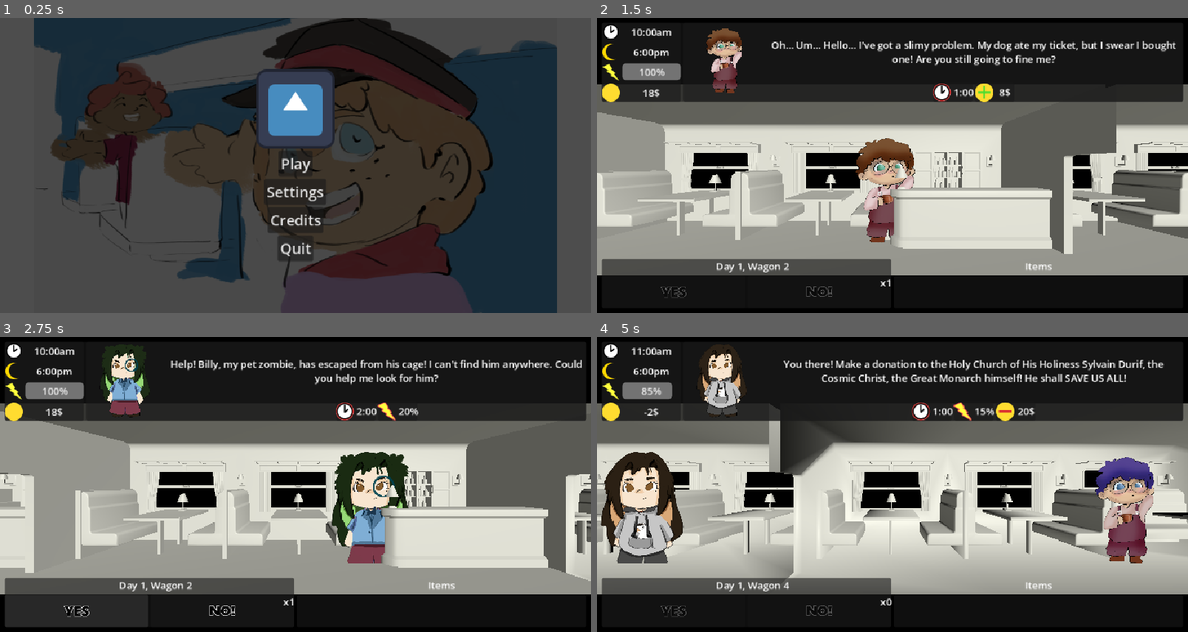
Above: before the commit, frames 1-4 (two rows, left to right).
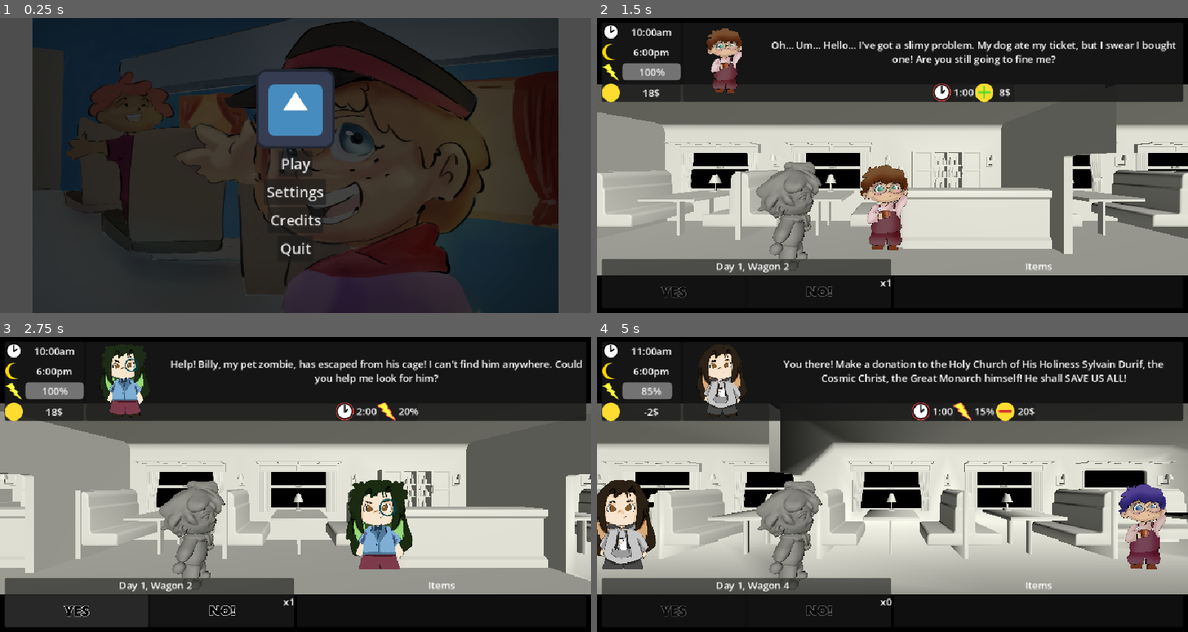
Above: after the commit, the same moments.

Repository: Smg065/WGJ2026
Game: Godot game, scene res://Scenes/MainMenu.tscn
The game is run twice, just before and just after one commit, with the same random seed, the same clock (stepped at 60 frames per second) and the same inputs. The engine's default icon, where the game draws it, is replaced by a stand-in: a white triangle on a blue panel in a dark square.
Inputs (mouse positions are in pixels of both pictures, inside the frame that each line leads up to):
- Up to frame 1 (0.25 s): no input
- Up to frame 2 (1.5 s): click "Play" at 0.5 s; click (673, 292) at 1.25 s
- Up to frame 3 (2.75 s): no input
- Up to frame 4 (5 s): click "x1" at 2.75 s; click (673, 611) at 4.25 s

The runs differ from the first frame. In frame 1, 37% of the frame differs, in the area x 5-95%, y 0-100%; in frame 2, 4.2%; in frame 3, 5.7%; in frame 4, 9.1%.

Commit message:
SFXHooksGameplay

Diff:
--- a/Resources/TrainWagon.tscn
+++ b/Resources/TrainWagon.tscn
@@ -9,8 +9,8 @@
 wagonChar = NodePath("WagonChar")
 
 [node name="WagonChar" type="Sprite3D" parent="." unique_id=1046716043]
-transform = Transform3D(1, 0, 0, 0, 1, 0, 0, 0, 1, 1, 0.63932574, -3.7043266)
-pixel_size = 0.0008
+transform = Transform3D(1, 0, 0, 0, 1, 0, 0, 0, 1, 1, 0.475, -3.525)
+pixel_size = 0.0006
 texture = ExtResource("2_s3clx")
 
 [node name="WagonOrigin" type="Node3D" parent="." unique_id=1512111614]
--- a/Scenes/Gameplay.tscn
+++ b/Scenes/Gameplay.tscn
@@ -5,10 +5,15 @@
 [ext_resource type="Texture2D" uid="uid://duy0mimcue85a" path="res://icon.svg" id="3_mofsa"]
 [ext_resource type="Texture2D" uid="uid://m6hkwlqxkkec" path="res://Sprites/UI/Yes.png" id="3_ovofm"]
 [ext_resource type="PackedScene" uid="uid://bnl5huj5mq0me" path="res://Resources/OwnedItemRend.tscn" id="3_rhmiw"]
+[ext_resource type="AudioStream" uid="uid://ctgok3nkwgqru" path="res://SFX/ui-button-click.wav" id="4_mfkkv"]
 [ext_resource type="Texture2D" uid="uid://dsdhfod08xkcd" path="res://Sprites/UI/No.png" id="4_mofsa"]
 [ext_resource type="Texture2D" uid="uid://dnxvsg147lh8f" path="res://Sprites/UI/Time.png" id="4_qaqk3"]
 [ext_resource type="PackedScene" uid="uid://by6nvg44u7bqr" path="res://Resources/ResourceModPanel.tscn" id="4_u8j7u"]
+[ext_resource type="ArrayMesh" uid="uid://cg7bl2mwwujaf" path="res://Models/low_main_character.obj" id="4_upsvf"]
+[ext_resource type="AudioStream" uid="uid://t3mpwunbpcgq" path="res://SFX/day-complete.wav" id="5_7kt2i"]
+[ext_resource type="AudioStream" uid="uid://cyasvdcsooa22" path="res://SFX/coin.wav" id="5_laq5j"]
 [ext_resource type="Texture2D" uid="uid://c72dwciwebiqy" path="res://Sprites/UI/DayEnd.png" id="5_rbnsi"]
+[ext_resource type="AudioStream" uid="uid://cf8265ifkbfqf" path="res://SFX/gameover.wav" id="6_laq5j"]
 [ext_resource type="Texture2D" uid="uid://4jqvxbdki1c7" path="res://Sprites/UI/Energy.png" id="6_upsvf"]
 [ext_resource type="Texture2D" uid="uid://rmj8bqqba0gu" path="res://Sprites/UI/Money.png" id="7_24v7v"]
 [ext_resource type="PackedScene" uid="uid://c1nxvpsgns2r4" path="res://Resources/ShopItem.tscn" id="7_xwjbm"]
@@ -32,12 +37,18 @@
 [sub_resource type="LabelSettings" id="LabelSettings_68abm"]
 font_size = 64
 
-[node name="Gameplay" type="Node3D" unique_id=636112707 node_paths=PackedStringArray("trainRoot", "mainScene", "mainUI", "dayLabel", "wagonLabel", "timeL …(550 unchanged characters)…
+[node name="Gameplay" type="Node3D" unique_id=636112707 node_paths=PackedStringArray("trainRoot", "mainScene", "musicStream", "sfxStream", "mainUI", "dayLabel", "wagonLabel", "timeL …(550 unchanged characters)…
 script = ExtResource("1_r5ka5")
 trainRoot = NodePath("MainScene/TrainRoot")
 wagonPrefab = ExtResource("2_tdndw")
 mainScene = NodePath("MainScene")
 ownedItemPrefab = ExtResource("3_rhmiw")
+musicStream = NodePath("Music")
+sfxStream = NodePath("SFX")
+clickSfx = ExtResource("4_mfkkv")
+buySfx = ExtResource("5_laq5j")
+dayWinSfx = ExtResource("5_7kt2i")
+gameOver = ExtResource("6_laq5j")
 mainUI = NodePath("MainUI")
 dayLabel = NodePath("MainUI/UIVBox/BottomUI/YesNoPanel/BottomVBox/DayWagonHBox/DayLabel")
 wagonLabel = NodePath("MainUI/UIVBox/BottomUI/YesNoPanel/BottomVBox/DayWagonHBox/WagonLabel")
@@ -95,6 +106,10 @@
 light_energy = 0.2
 sky_mode = 1
 
+[node name="MeshInstance3D" type="MeshInstance3D" parent="MainScene" unique_id=1177224625]
+transform = Transform3D(-9.616506e-09, 0, 0.22, 0, 0.22, 0, -0.22, 0, -9.616506e-09, -1, 0.43, -3.2)
+mesh = ExtResource("4_upsvf")
+
 [node name="MainUI" type="Control" parent="." unique_id=1406061247]
 layout_mode = 3
 anchors_preset = 15
@@ -701,10 +716,14 @@
 size_flags_horizontal = 6
 text = "Main Menu"
 
-[node name="AudioStreamPlayer" type="AudioStreamPlayer" parent="." unique_id=420275887]
+[node name="Music" type="AudioStreamPlayer" parent="." unique_id=420275887]
 stream = ExtResource("19_rbnsi")
 autoplay = true
 bus = &"Music"
+playback_type = 1
+
+[node name="SFX" type="AudioStreamPlayer" parent="." unique_id=580162686]
+bus = &"SFX"
 playback_type = 1
 
 [connection signal="pressed" from="MainUI/UIVBox/BottomUI/YesNoPanel/BottomVBox/Buttons/YesButton" to="." method="yes_pressed"]
--- a/Scenes/MainMenu.tscn
+++ b/Scenes/MainMenu.tscn
@@ -1,7 +1,7 @@
 [gd_scene format=3 uid="uid://omcdkcc7cmn"]
 
-[ext_resource type="Texture2D" uid="uid://b1dqh6vaf5aei" path="res://Sprites/TempMenu.png" id="1_8saeu"]
 [ext_resource type="Script" uid="uid://latfd4nk00rj" path="res://Scripts/MainMenu.gd" id="1_853f1"]
+[ext_resource type="Texture2D" uid="uid://csr2vo7vrai5q" path="res://Sprites/Main_Menu.png" id="1_ghw46"]
 [ext_resource type="Texture2D" uid="uid://duy0mimcue85a" path="res://icon.svg" id="1_tt5f1"]
 [ext_resource type="AudioStream" uid="uid://dfkt58bjva0la" path="res://Music/DreamersTrain.wav" id="4_ghw46"]
 
@@ -21,7 +21,7 @@
 anchor_bottom = 1.0
 grow_horizontal = 2
 grow_vertical = 2
-texture = ExtResource("1_8saeu")
+texture = ExtResource("1_ghw46")
 expand_mode = 3
 stretch_mode = 5
 script = ExtResource("1_853f1")
--- a/Scripts/Gameplay.gd
+++ b/Scripts/Gameplay.gd
@@ -25,6 +25,14 @@
 		wagonsLeft = newWagons
 		update_wagon_vis()
 @export var renderedWagons : Array[TrainWagon] = [null, null, null, null]
+
+@export_category("SFX")
+@export var musicStream : AudioStreamPlayer
+@export var sfxStream : AudioStreamPlayer
+@export var clickSfx : AudioStream
+@export var buySfx : AudioStream
+@export var dayWinSfx : AudioStream
+@export var gameOver : AudioStream
 
 @export_category("UI")
 @export var mainUI : Control
@@ -190,16 +198,19 @@
 ##Picks a valid item
 func get_valid_item(prevItems : Array[ItemBase]) -> ItemBase:
 	#Pick a rarity
-	var rarityRoll := randi_range(1, 100)
-	var rarity : ItemBase.RARITIES
-	if rarityRoll == 100 - luck:
-		rarity = ItemBase.RARITIES.LEGENDARY
-	elif rarityRoll >= 95 - (luck * 3):
-		rarity = ItemBase.RARITIES.RARE
-	elif rarityRoll >= 62 - (luck * 7):
-		rarity = ItemBase.RARITIES.UNCOMMON
-	else:
-		rarity = ItemBase.RARITIES.COMMON
+	var qualityRanges : Dictionary[ItemBase.RARITIES, int] = {
+		ItemBase.RARITIES.LEGENDARY : 1 + luck,
+		ItemBase.RARITIES.RARE : 10 + (luck * 3),
+		ItemBase.RARITIES.UNCOMMON : 33 + (luck * 6),
+		ItemBase.RARITIES.COMMON : 56
+	}
+	var rarityRoll := randi_range(1, 100 + (luck * 10))
+	var rarity := ItemBase.RARITIES.COMMON
+	for eachQuality in qualityRanges.keys():
+		rarityRoll -= qualityRanges[eachQuality]
+		if rarityRoll <= 0:
+			rarity = eachQuality
+			break
 	#Pick only valid items
 	var validItems : Array[ItemBase]
 	for eachItem in allItems[rarity]:
@@ -236,6 +247,7 @@
 
 ##Ends the current day
 func end_day(victoryOverride = false):
+	sfx_stream(dayWinSfx)
 	#Day 7 victory
 	if day == 7:
 		if victoryOverride != true:
@@ -409,6 +421,7 @@
 	noButtonLabel.text = "x" + str(nos)
 
 func yes_pressed() -> void:
+	sfx_stream(clickSfx)
 	if curRequest != null:
 		var totalTimeCost = curRequest.timeCost
 		if energy <= 0:
@@ -430,6 +443,7 @@
 		spawn_next_wagon()
 
 func no_pressed() -> void:
+	sfx_stream(clickSfx)
 	#No pressed
 	for eachItem in ownedItems:
 		eachItem.on_no(self)
@@ -449,6 +463,7 @@
 	rerollButton.disabled = money < rerollCost
 
 func reroll_pressed() -> void:
+	sfx_stream(buySfx)
 	money -= rerollCost
 	rerollCost += 1
 	stock_shop()
@@ -481,19 +496,24 @@
 	dailyWageLabel.text = "Daily Wage: %s" % dailyWage
 
 func next_day_pressed() -> void:
+	sfx_stream(clickSfx)
 	start_new_day()
 
 func endless_mode_pressed() -> void:
+	sfx_stream(clickSfx)
 	end_day(true)
 
 func main_menu() -> void:
+	sfx_stream(clickSfx)
 	get_tree().change_scene_to_file("res://Scenes/MainMenu.tscn")
 
 func retry_pressed() -> void:
+	sfx_stream(clickSfx)
 	get_tree().reload_current_scene()
 
 ##Tries to buy the given shop item
 func try_buy(shopItem : ShopItem) -> void:
+	sfx_stream(buySfx)
 	if shopItem.curItem == null:
 		return
 	if shopItem.curItem.itemCost > money:
@@ -508,6 +528,7 @@
 ##Game over
 func game_over() -> void:
 	mainUI.hide()
+	music_play(gameOver)
 	gameOverUI.show()
 
 ##Adds an item to your inventory
@@ -532,3 +553,11 @@
 		display1.setup(newItem)
 		display2.setup(newItem)
 	boughtItem.on_purchase(self)
+
+func sfx_stream(inSound : AudioStream):
+	sfxStream.stream = inSound
+	sfxStream.play()
+
+func music_play(inSong : AudioStream):
+	musicStream.stream = inSong
+	musicStream.play()
--- a/Scripts/MainMenu.gd
+++ b/Scripts/MainMenu.gd
@@ -5,6 +5,9 @@
 var activeSliders : Array[int]
 
 @export var allSliders : Array[HSlider]
+
+@export var sfxStream : AudioStreamPlayer
+@export var clickSfx : AudioStreamWAV
 
 func _ready() -> void:
 	for soundBus in allSliders.size():
Not shown, added: Models/Main_character_win.glb.import
Not shown, added: Models/Merchantlowpoly_1obj.obj
Not shown, added: Models/Merchantlowpoly_1obj.obj.import
Not shown, added: Models/low_main_character.obj
Not shown, added: Models/low_main_character.obj.import
Not shown, added: SFX/coin.wav.import
Not shown, added: SFX/day-complete.wav.import
Not shown, added: SFX/gameover.wav.import
Not shown, added: SFX/ui-button-click.wav.import
Binary file added: Sprites/Main_Menu.png
Not shown, added: Sprites/Main_Menu.png.import
Binary file removed: Sprites/TempMenu.png
(and 33 more such lines)
